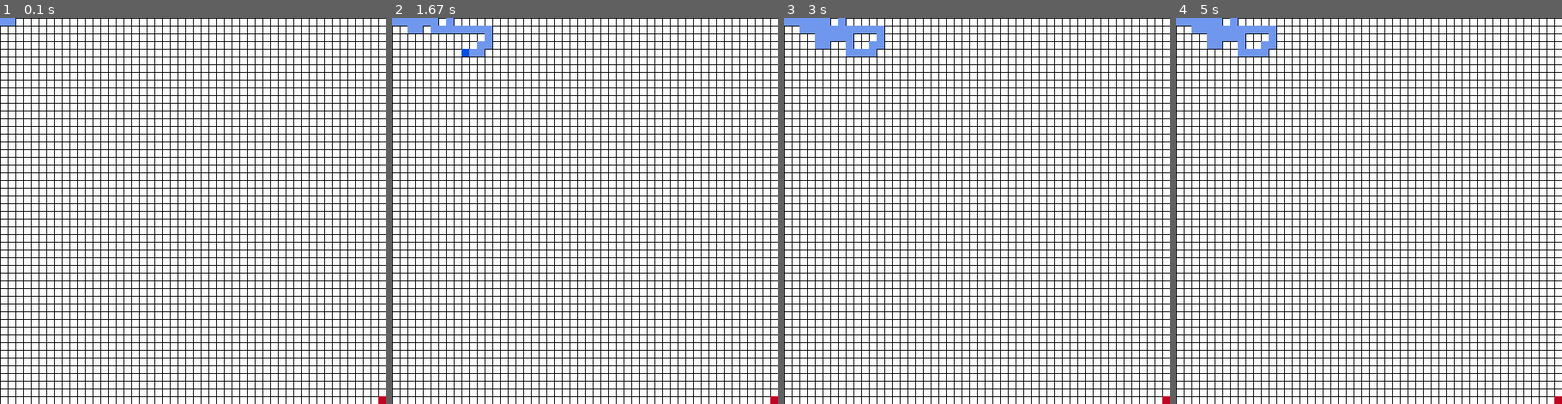
Above: before the commit, frames 1-4 (left to right).
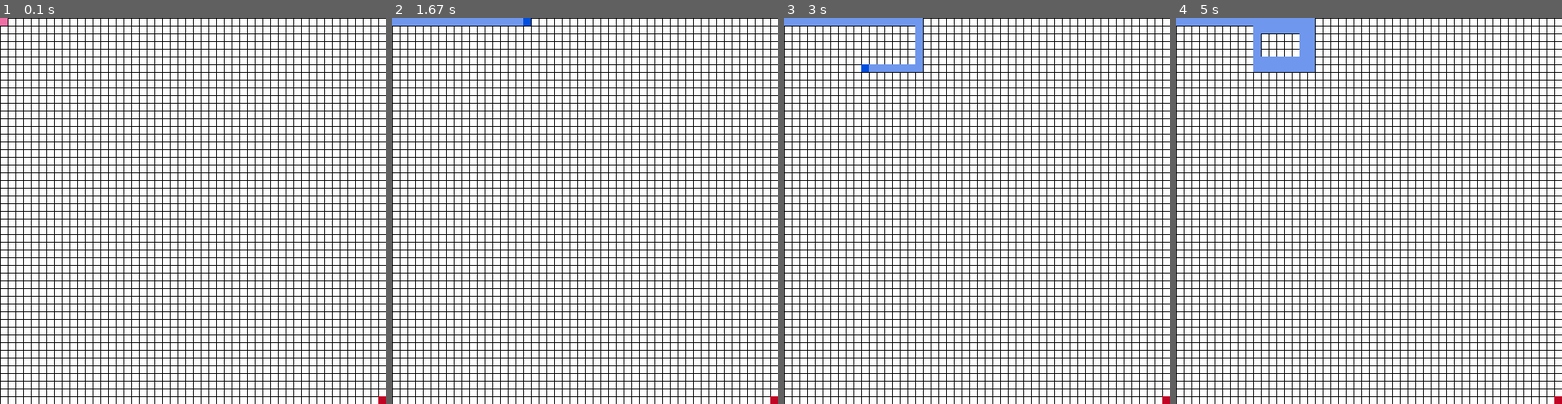
Above: after the commit, the same moments.

Repository: cantrick/Pygame-Tron
Game: pygame game, started from tron-main.py
Two runs of this game, one before a commit and one after it. Both use one fixed random seed, a clock stepped at 60 frames per second and the inputs below.
Inputs:
- Up to frame 1 (0.1 s): no input
- Up to frame 2 (1.67 s): hold Right 0.33-0.8 s; hold Up 0.83-1.13 s; hold Right 1.17-1.63 s
- Up to frame 3 (3 s): hold Left 1.67-2.2 s; hold Down 2.23-2.53 s; hold Left 2.57-2.97 s
- Up to frame 4 (5 s): hold Up 3-3.37 s; hold Right 3.4-4.03 s; hold Down 4.07-4.43 s; hold Left 4.47-4.93 s

The runs differ from the first frame. In frame 1, less than 0.1% of the frame differs, in the area x 0-4%, y 0-2%; in frame 2, 1.1%; in frame 3, 2.0%; in frame 4, 2.5%, in the area x 4-36%, y 0-14%.

Commit message:
Fixed boundaries
The screen boundaries were a little wonky. You were able to technically
go out of the boundaries for a quick moment and then it would shoot you
back in. I changed it so you never actually get out of the boundaries
now!

Diff:
--- a/tron-main.py
+++ b/tron-main.py
@@ -49,9 +49,6 @@
 		pygame.draw.line(screen, BLACK, [0+y_offset,0], [0+y_offset, 500])
 
 
-def checkCollision(sprite1,sprite2):
-	x=1
-
 def createTrail(px, py):
 		p1Trail = Player(BLUE2,10,10)
 		p1Trail.rect.x, p1Trail.rect.y = px, py
@@ -59,23 +56,26 @@
 		all_sprites_list.add(p1Trail)
 		block_list.add(p1Trail)
 
+
 def checkBounds():
 	if player1.rect.x > rbound:
-		player1.rect.x -= 10
+		player1.rect.x = rbound
 
 	if player1.rect.x < lbound:
-		player1.rect.x += 10
+		player1.rect.x = lbound
 
 	if player1.rect.y < ubound:
-		player1.rect.y += 10
+		player1.rect.y = ubound
 
 	if player1.rect.y > dbound:
-		player1.rect.y -= 10
-
-	return True
+		player1.rect.y = dbound
+
+	return False
+
 
 def mainLoop():
 	global done, p1_x, p1_y, p2_x, p2_y
+	inputMap = [False,False,False,False]
 
 	while not done:
 		randMove = random.randint(1,4)
@@ -87,12 +87,13 @@
 
 			if event.type == pygame.KEYDOWN:
 				if event.key == pygame.K_LEFT:
+					#check if player is out of bounds
+					checkBounds()
 					#move player left
 					player1.rect.x -= 10
 					#create a trail behind where the player was
 					createTrail(player1.rect.x+10, player1.rect.y)
-					#check if player is out of bounds
-					checkBounds()
+					inputMap = [True,False,False,False]
 					#check if there are collisions
 					blocks_hit_list = pygame.sprite.spritecollide(player1, block_list, False)
 					for block in blocks_hit_list:
@@ -100,44 +101,39 @@
 						if block.rect.x == player1.rect.x:
 							#move the player back right
 							player1.rect.x += 10
-						print("OK")
-						print(block.rect.x, " BLOICKS")
 
 				if event.key == pygame.K_RIGHT:
+					checkBounds()
 					player1.rect.x += 10
 					createTrail(player1.rect.x-10, player1.rect.y)
-					checkBounds()
+					inputMap = [False,True,False,False]
 					blocks_hit_list = pygame.sprite.spritecollide(player1, block_list, False)
 					for block in blocks_hit_list:
 						if block.rect.x == player1.rect.x:
 							player1.rect.x -= 10
-						print("OK")
-						print(block.rect.x, " BLOICKS")
 
 				if event.key == pygame.K_UP:
+					checkBounds()
 					player1.rect.y -= 10
 					createTrail(player1.rect.x, player1.rect.y+10)
-					checkBounds()
+					inputMap = [False,False,True,False]
 					blocks_hit_list = pygame.sprite.spritecollide(player1, block_list, False)
 					for block in blocks_hit_list:
 						if block.rect.y == player1.rect.y:
 							player1.rect.y += 10
-						print("OK")
-						print(block.rect.x, " BLOICKS")
 
 				if event.key == pygame.K_DOWN:
+					checkBounds()
 					player1.rect.y += 10
 					createTrail(player1.rect.x, player1.rect.y-10)
-					checkBounds()
+					inputMap = [False,False,False,True]
 					blocks_hit_list = pygame.sprite.spritecollide(player1, block_list, False)
 					for block in blocks_hit_list:
 						if block.rect.y == player1.rect.y:
 							player1.rect.y -= 10
-						print("OK")
-						print(block.rect.x, " BLOICKS")
 
 		#playerMove()
-		if checkBounds() == True:
+		'''if checkBounds() == True:
 			if randMove == 1:
 				player1.rect.x += 10
 				createTrail(player1.rect.x-10, player1.rect.y)
@@ -169,7 +165,41 @@
 				blocks_hit_list = pygame.sprite.spritecollide(player1, block_list, False)
 				for block in blocks_hit_list:
 					if block.rect.y == player1.rect.y:
-						player1.rect.y += 10
+						player1.rect.y += 10'''
+
+		#For human input, keep moving after button is pressed
+		if inputMap[0]:
+			checkBounds()
+			player1.rect.x -= 10
+			createTrail(player1.rect.x+10, player1.rect.y)
+			blocks_hit_list = pygame.sprite.spritecollide(player1, block_list, False)
+			for block in blocks_hit_list:
+				if block.rect.x == player1.rect.x:
+					player1.rect.x += 10
+		elif inputMap[1]:
+			checkBounds()
+			player1.rect.x += 10
+			createTrail(player1.rect.x-10, player1.rect.y)
+			blocks_hit_list = pygame.sprite.spritecollide(player1, block_list, False)
+			for block in blocks_hit_list:
+				if block.rect.x == player1.rect.x:
+					player1.rect.x -= 10
+		elif inputMap[2]:
+			checkBounds()
+			player1.rect.y -= 10
+			createTrail(player1.rect.x, player1.rect.y+10)
+			blocks_hit_list = pygame.sprite.spritecollide(player1, block_list, False)
+			for block in blocks_hit_list:
+				if block.rect.y == player1.rect.y:
+					player1.rect.y += 10
+		elif inputMap[3]:
+			checkBounds()
+			player1.rect.y += 10
+			createTrail(player1.rect.x, player1.rect.y-10)
+			blocks_hit_list = pygame.sprite.spritecollide(player1, block_list, False)
+			for block in blocks_hit_list:
+				if block.rect.y == player1.rect.y:
+					player1.rect.y -= 10
 
 		#Clear screen to white
 		screen.fill(WHITE)
